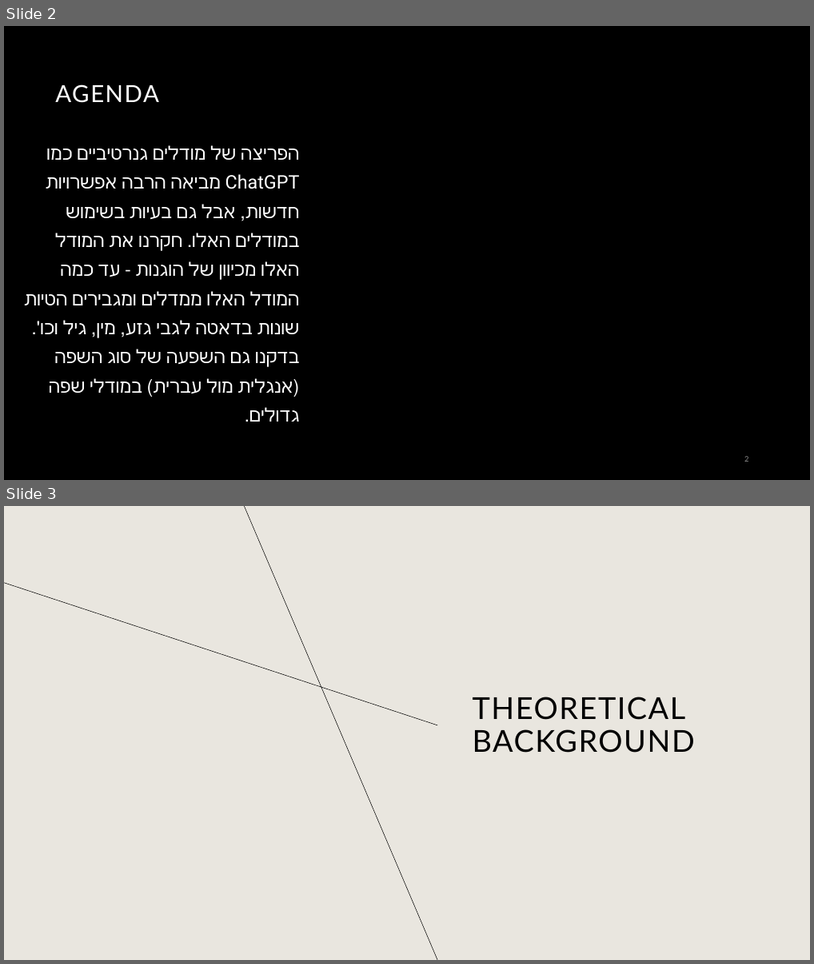
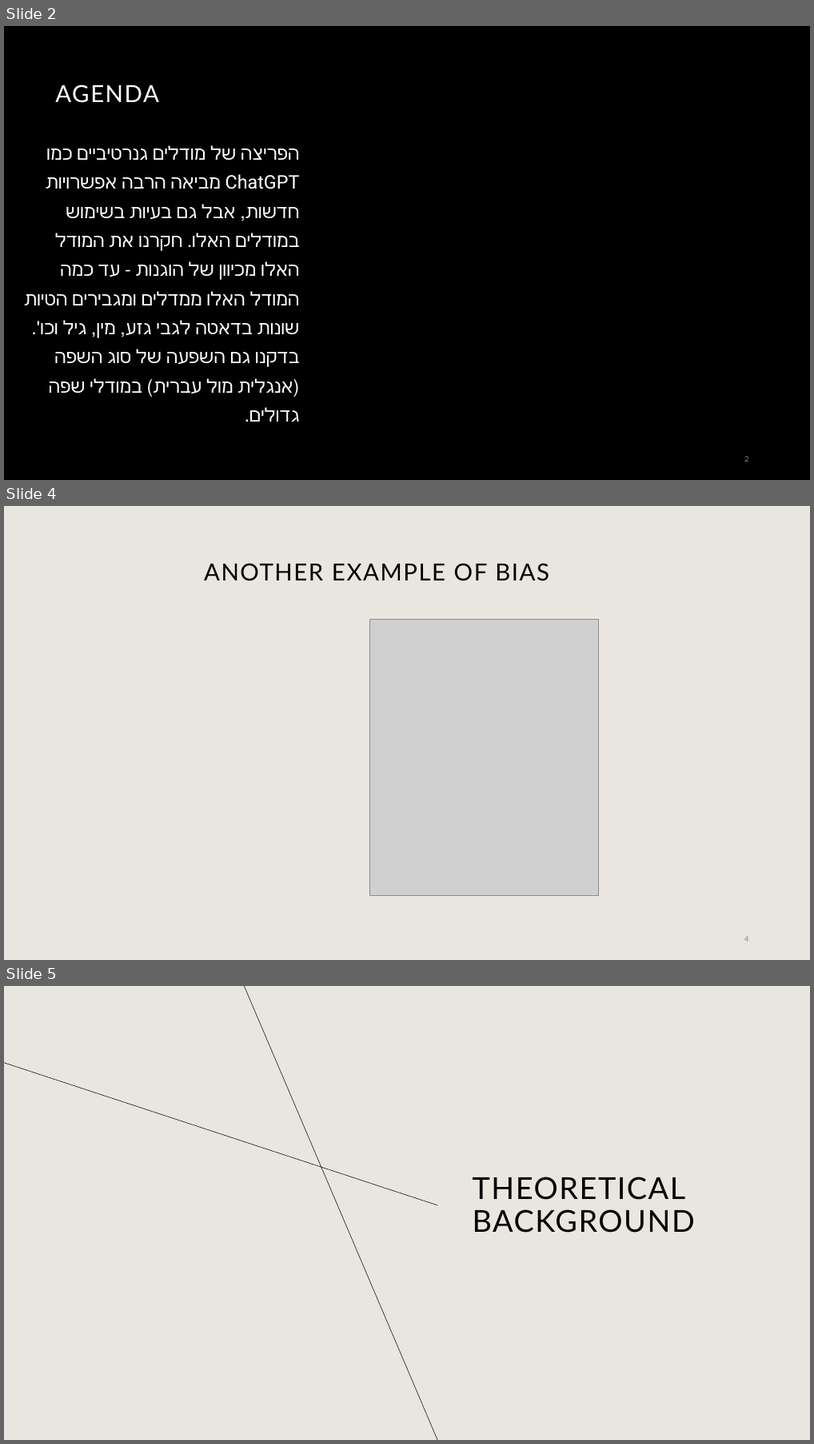
Before and after one commit to mayanaor1/Final-Project, a slide deck: Final project (1).pptx. Shown one above the other, each under a label of ours: slides 2 and 3 before the commit, slides 2, 4 and 5 after it; the slides between them are not shown. The pictures are 814x964 and 814x1444 pixels, drawn with LibreOffice and Linux fonts; fonts in the diff are those of the drawing; grey boxes stand for pictures; background and template pictures are left out. Boxes give left, top, right and bottom in pixels: in the first picture for what was removed or moved away, otherwise in the second. Text is boxed around its words. In the diff, an @@ line names an element or a change of style, - is before the commit and + after.

```diff
--- a/Final project (1).pptx
+++ b/Final project (1).pptx
@@ slide 4 added at (4, 506, 810, 960), background #E9E6DF @@
@@ title added at (204, 563, 550, 581), 28 pt, text #000000 @@
+ANOTHER EXAMPLE OF BIAS
@@ picture added at (370, 619, 598, 896) @@
@@ page number added at (745, 936, 749, 941), 9 pt, text #8C8C8C @@
+4
@@ what was slide 3 is now slide 5 @@
```
Also in this commit, not shown: 7 slides changed, 3 other slides added, 1 slide removed.
